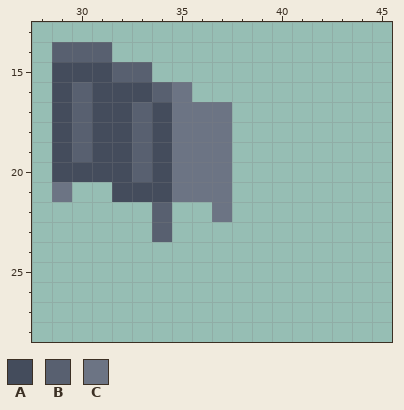
A pixel-art sprite gets an edit: industries/new-industry-1/14.png. Above: the version before the commit.
The file is 64x40 pixels. Shown: x 28..45, y 13..28.
Palette (. is transparent): A #444c5c  B #586070  C #6c7484
Pixels before, first column x 29:
14 BBB......
15 AAABB....
16 ABAAABC..
17 ABAABACCC
18 ABAABACCC
19 ABAABACCC
20 AAAABACCC
21 C..AAACCC
22 .....B..C
23 .....B...
And afterwards:
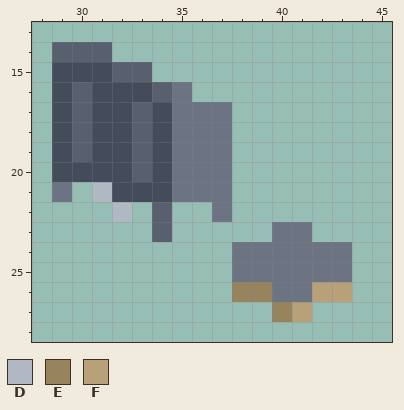
Colours new in this view: D #b0b8c4  E #98845c  F #b8a078
What changed:
Changed rows in their new state; - is an unchanged pixel.
first column x 31:
21 D------------
22 -D-----------
23 ---------CC--
24 -------CCCCCC
25 -------CCCCCC
26 -------EECCFF
27 ---------EF--
